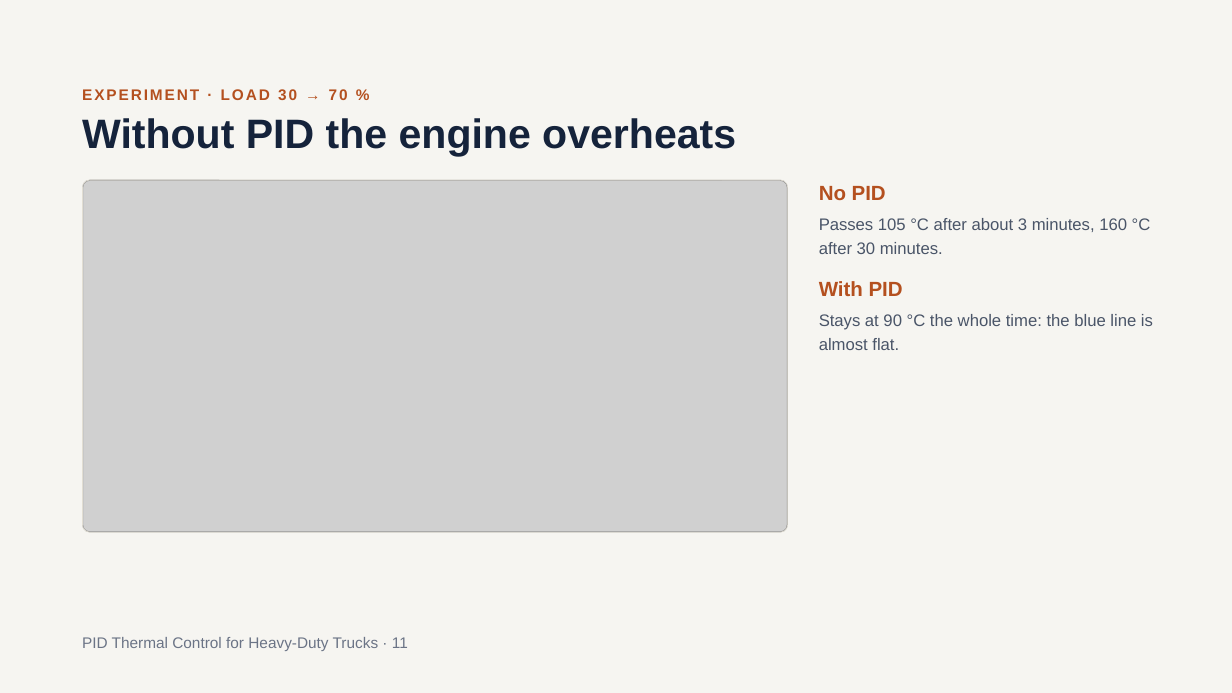
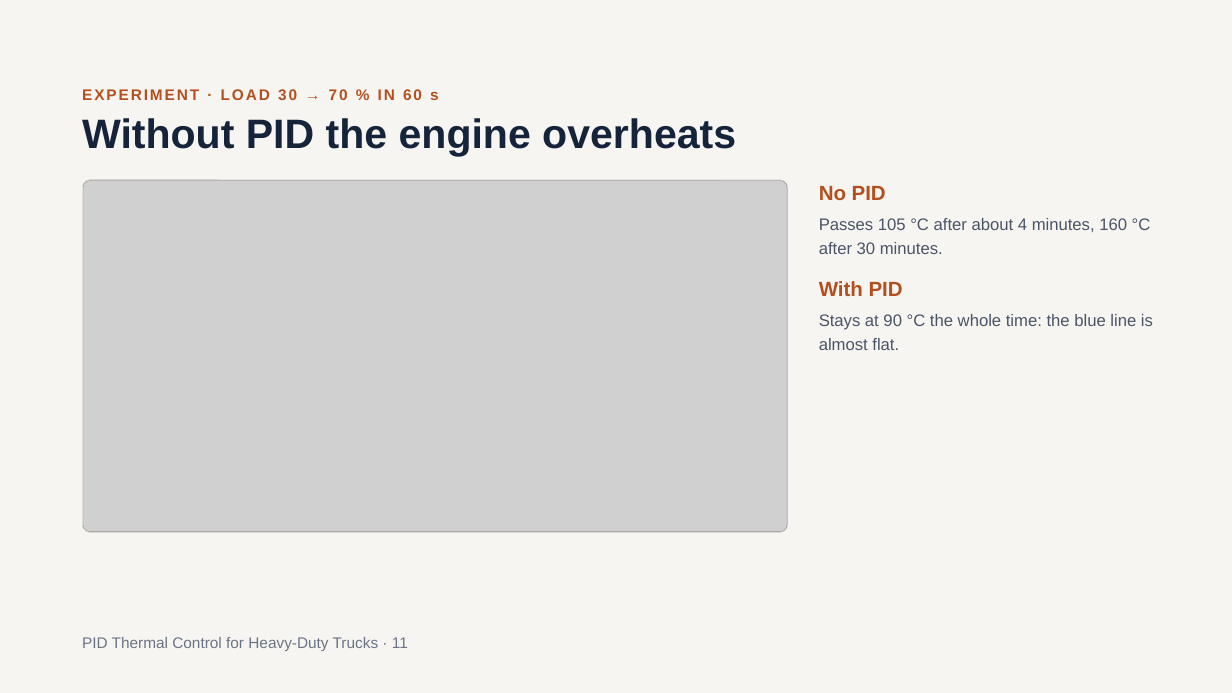
Before and after one commit to SushanthBibi/PID-Cooling-matlab, a slide deck: slide 11 of PID_Thermal_Control_for_Heavy-Duty_Trucks_v2.pptx. Drawn at 1232x693 pixels with LibreOffice and Linux fonts; fonts in the diff are those of the drawing; grey boxes stand for pictures. Boxes give left, top, right and bottom in pixels: in the first picture for what was removed or moved away, otherwise in the second. Text is boxed around its words. In the diff, an @@ line names an element or a change of style, - is before the commit and + after.

```diff
--- a/PID_Thermal_Control_for_Heavy-Duty_Trucks_v2.pptx
+++ b/PID_Thermal_Control_for_Heavy-Duty_Trucks_v2.pptx
@@ text at (82,89,439,100): text changed @@
-EXPERIMENT · LOAD 30 → 70 %
+EXPERIMENT · LOAD 30 → 70 % IN 60 s
@@ text at (819,218,1151,254): text changed @@
-Passes 105 °C after about 3 minutes, 160 °C after 30 minutes.
+Passes 105 °C after about 4 minutes, 160 °C after 30 minutes.
```
Also in this commit, not shown: 4 other slides changed, 1 other file.
